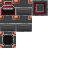
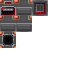
The second 64 × 64 image is a revision of the first. Changes to its layers:
added layer "Filter Layer 1 (Color Adjustment) Merged" above "Background" over [0, 0, 48, 48]
painted on "Background" over [0, 0, 48, 48]
